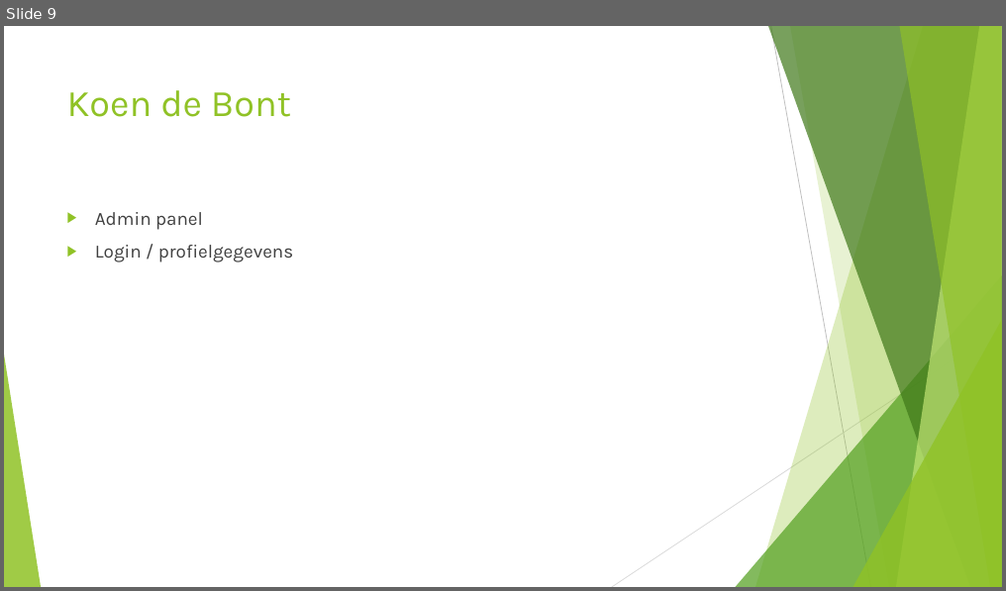
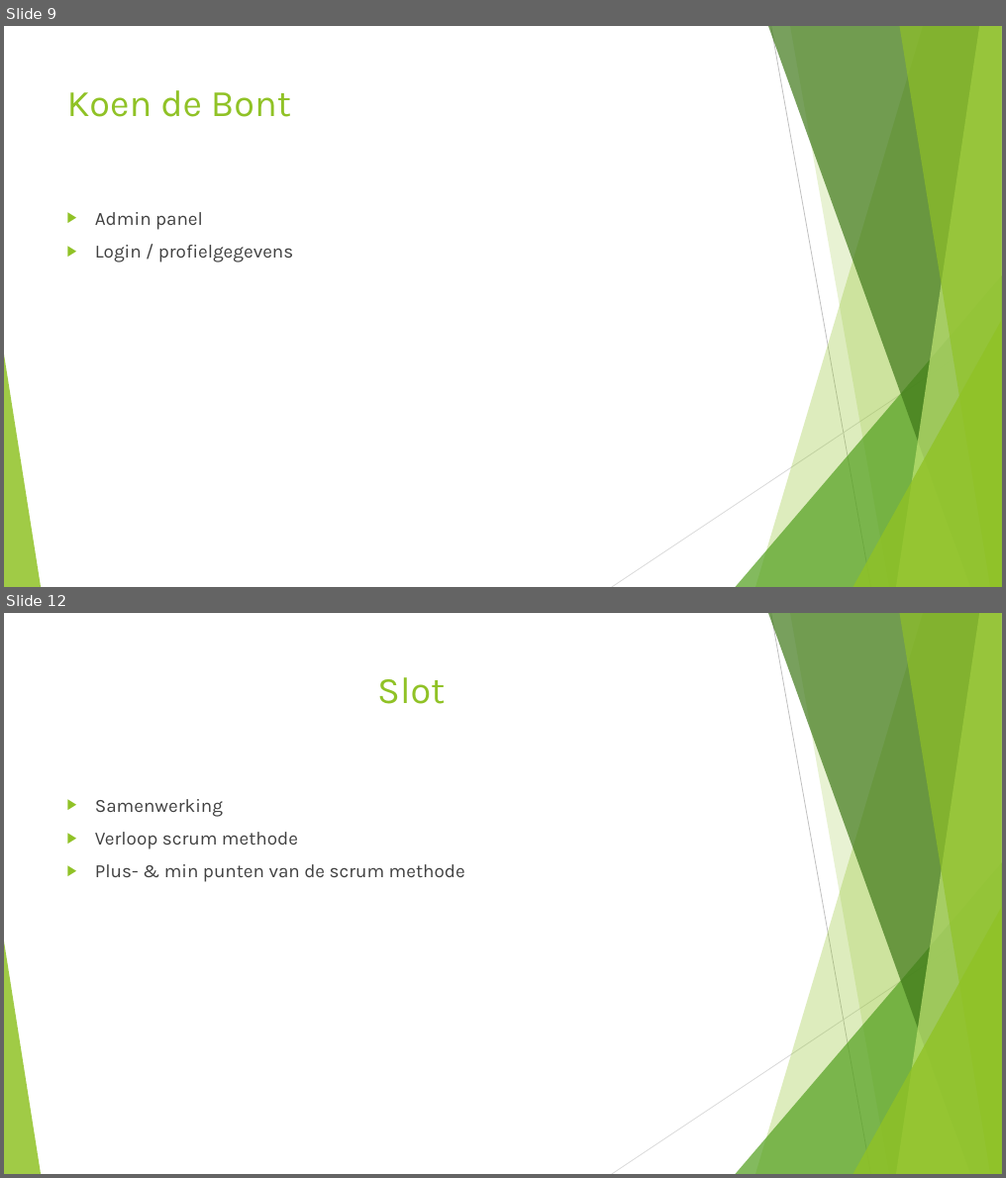
Before and after one commit to MennovanderKrift/vlambeer, a slide deck: presentatie_oplevering.pptx. Shown one above the other, each under a label of ours: slide 9 before the commit, slides 9 and 12 after it; the slides between them are not shown. The pictures are 1006x591 and 1006x1178 pixels, drawn with LibreOffice and Linux fonts; fonts in the diff are those of the drawing. Boxes give left, top, right and bottom in pixels: in the first picture for what was removed or moved away, otherwise in the second. Text is boxed around its words. In the diff, an @@ line names an element or a change of style, - is before the commit and + after.

```diff
--- a/presentatie_oplevering.pptx
+++ b/presentatie_oplevering.pptx
@@ slide 12 added at bbox=[4, 613, 1002, 1174], background #FFFFFF; not listed: 10 template elements that a slide beside it also shows @@
@@ title added at bbox=[377, 677, 445, 704], 36 pt, text #90C226 @@
+Slot
@@ text added at bbox=[95, 799, 465, 882], 18 pt, text #404040 @@
+▶ Samenwerking
+▶ Verloop scrum methode
+▶ Plus- & min punten van de scrum methode
```
Also in this commit, not shown: 5 slides changed.
